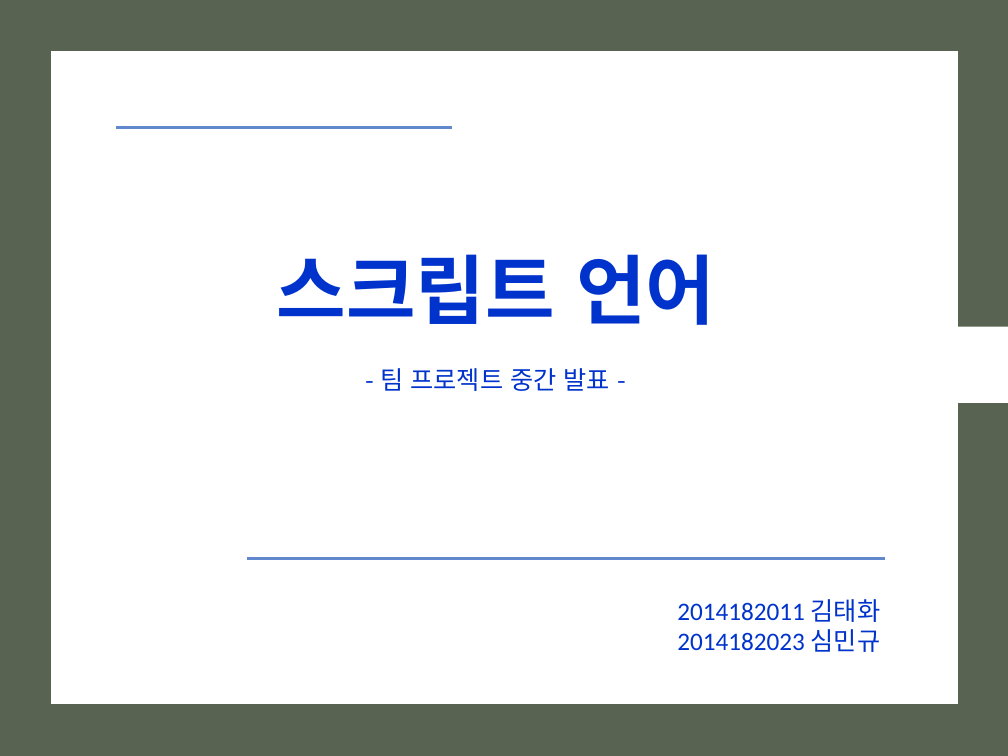
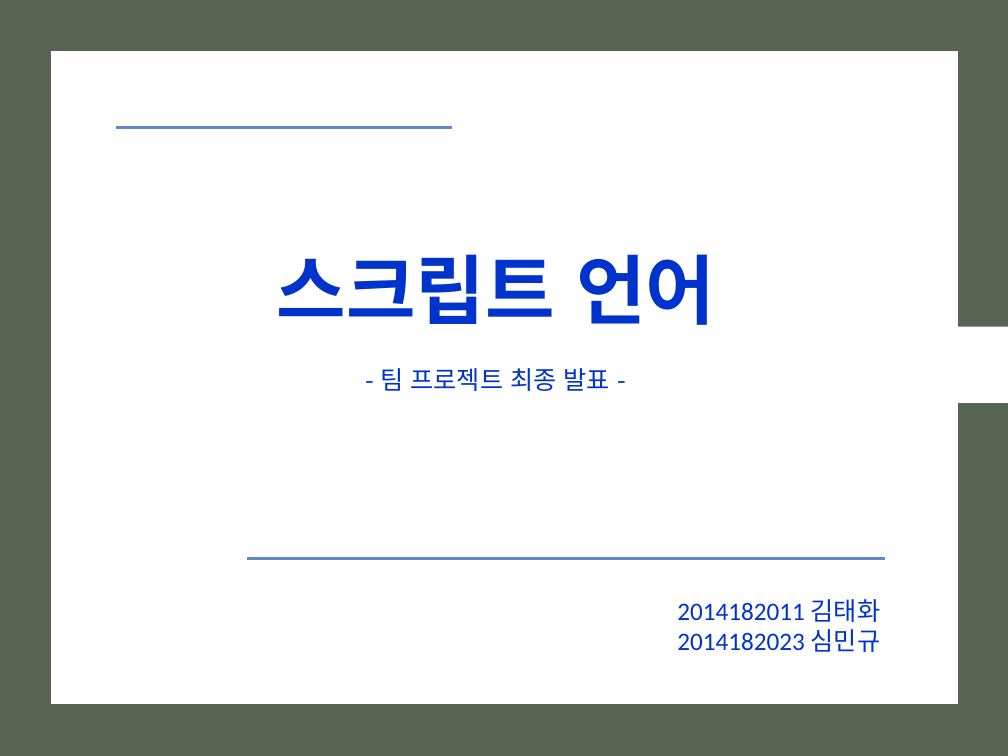
Before and after one commit to xoghk9zla/Script_Language_Term_Project, a slide deck: slide 1 of 발표자료/최종 발표/스크립트 최종발표.pptx. Drawn at 1008x756 pixels with LibreOffice and Linux fonts; fonts in the diff are those of the drawing. Boxes give left, top, right and bottom in pixels: in the first picture for what was removed or moved away, otherwise in the second. Text is boxed around its words. In the diff, an @@ line names an element or a change of style, - is before the commit and + after.

Commit message:
최종 발표 자료

```diff
--- a/발표자료/최종 발표/스크립트 최종발표.pptx
+++ b/발표자료/최종 발표/스크립트 최종발표.pptx
@@ text at (x1=380, y1=368, x2=610, y2=391): text changed @@
-- 팀 프로젝트 중간 발표 -
+- 팀 프로젝트 최종 발표 -
```
Also in this commit, not shown: 19 other files.
